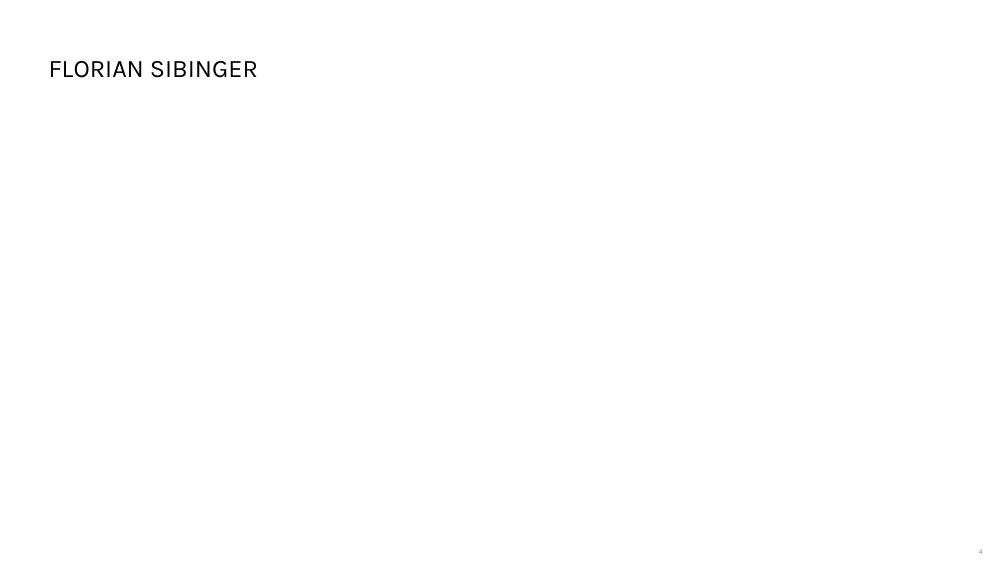
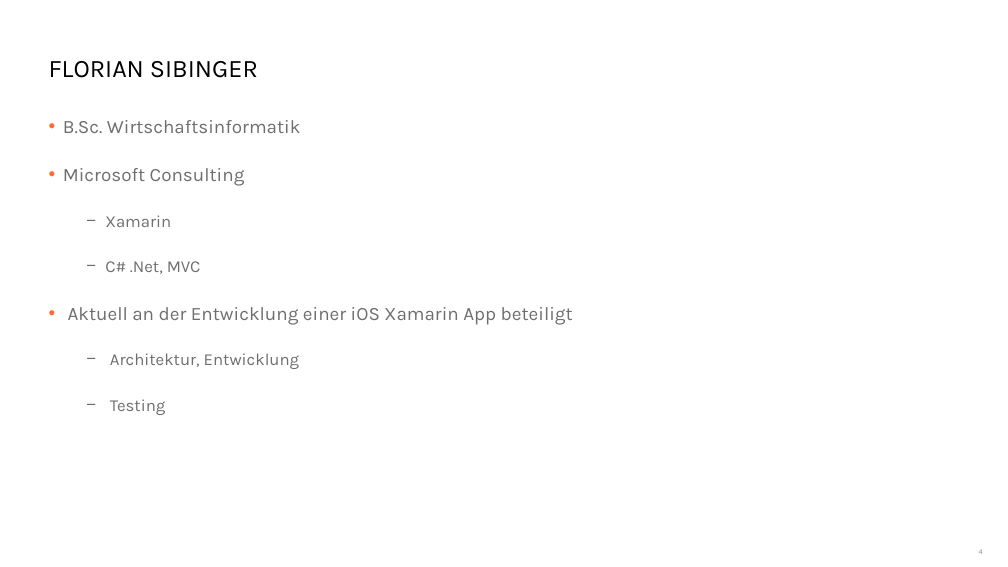
Before and after one commit to danielbeckmann/DotNETJumpStart, a slide deck: slide 4 of 01. Überblick/Überblick Workshop.pptx. Drawn at 1008x567 pixels with LibreOffice and Linux fonts; fonts in the diff are those of the drawing; background and template pictures are left out. Boxes give left, top, right and bottom in pixels: in the first picture for what was removed or moved away, otherwise in the second. Text is boxed around its words. In the diff, an @@ line names an element or a change of style, - is before the commit and + after.

```diff
--- a/01. Überblick/Überblick Workshop.pptx
+++ b/01. Überblick/Überblick Workshop.pptx
@@ text added at (x1=63, y1=120, x2=573, y2=415), 18 pt, text #6E6E6E @@
+• B.Sc. Wirtschaftsinformatik
+• Microsoft Consulting
+  − Xamarin
+  − C# .Net, MVC
+• Aktuell an der Entwicklung einer iOS Xamarin App beteiligt
+  − Architektur, Entwicklung
+  − Testing
```
Also in this commit, not shown: 4 other slides changed, 1 slide added, 3 slides removed.
